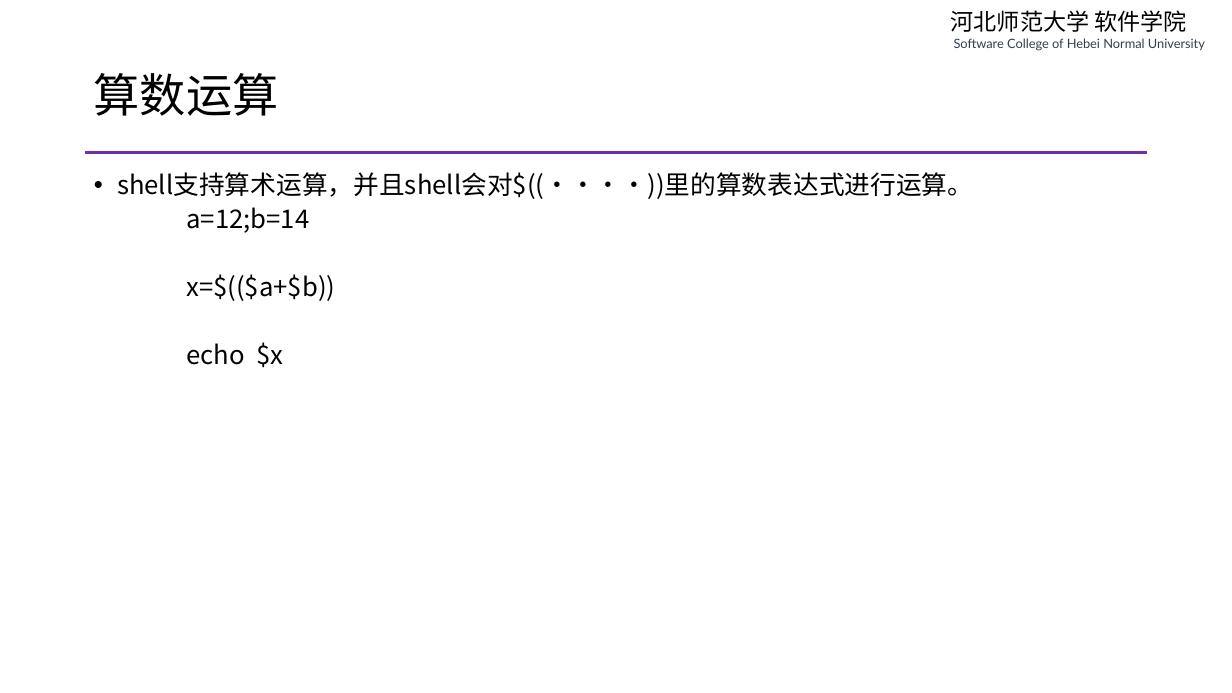
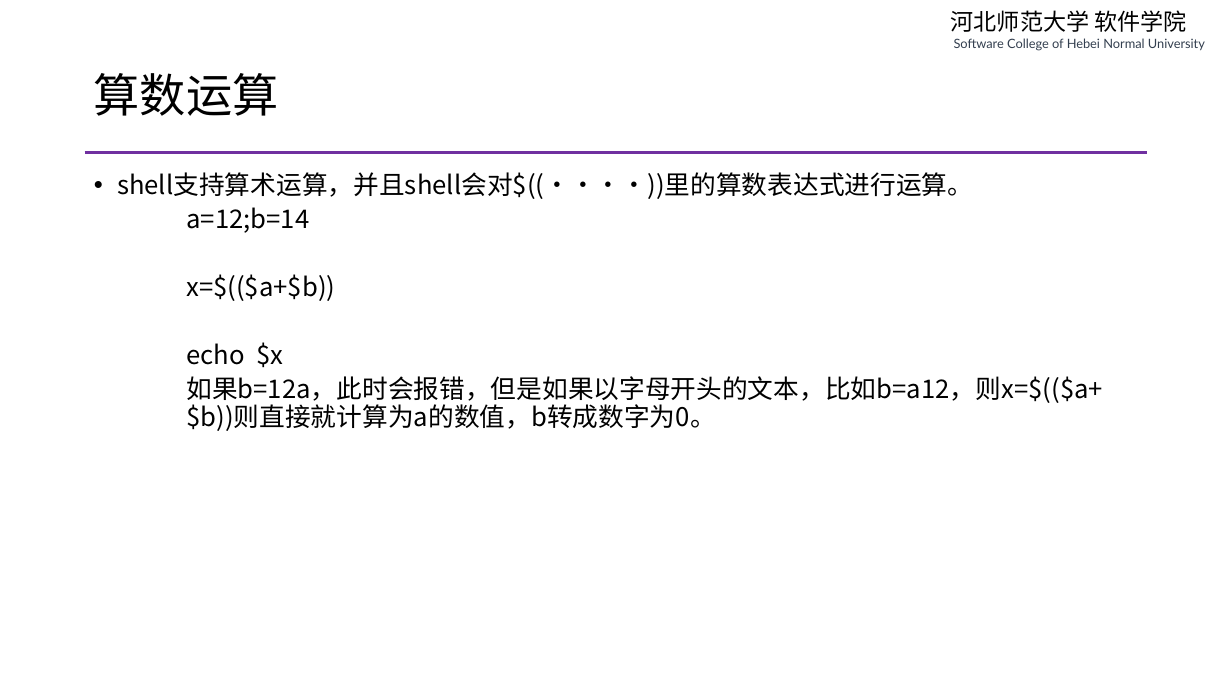
Before and after one commit to edu2act/course-php-serverside-development-on-linux, a slide deck: slide 22 of materials/slides/ch01-review-and-linux.pptx. Drawn at 1232x693 pixels with LibreOffice and Linux fonts; fonts in the diff are those of the drawing. Boxes give left, top, right and bottom in pixels: in the first picture for what was removed or moved away, otherwise in the second. Text is boxed around its words. In the diff, an @@ line names an element or a change of style, - is before the commit and + after.

```diff
--- a/materials/slides/ch01-review-and-linux.pptx
+++ b/materials/slides/ch01-review-and-linux.pptx
@@ text at box(186, 376, 1103, 431): paragraph added @@
+    如果b=12a，此时会报错，但是如果以字母开头的文本，比如b=a12，则x=$(($a+$b))则直接就计算为a的数值，b转成数字为0。
```
Also in this commit, not shown: 4 other slides changed, 3 other files.
